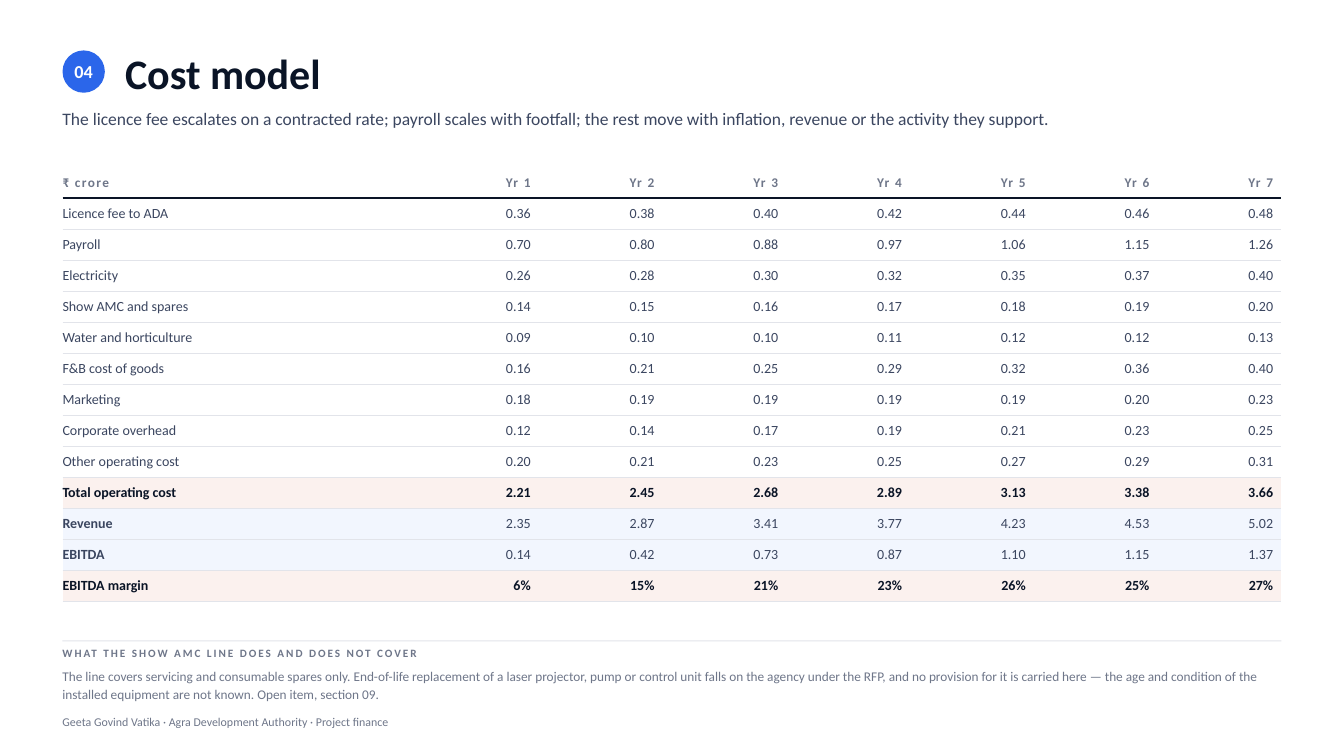
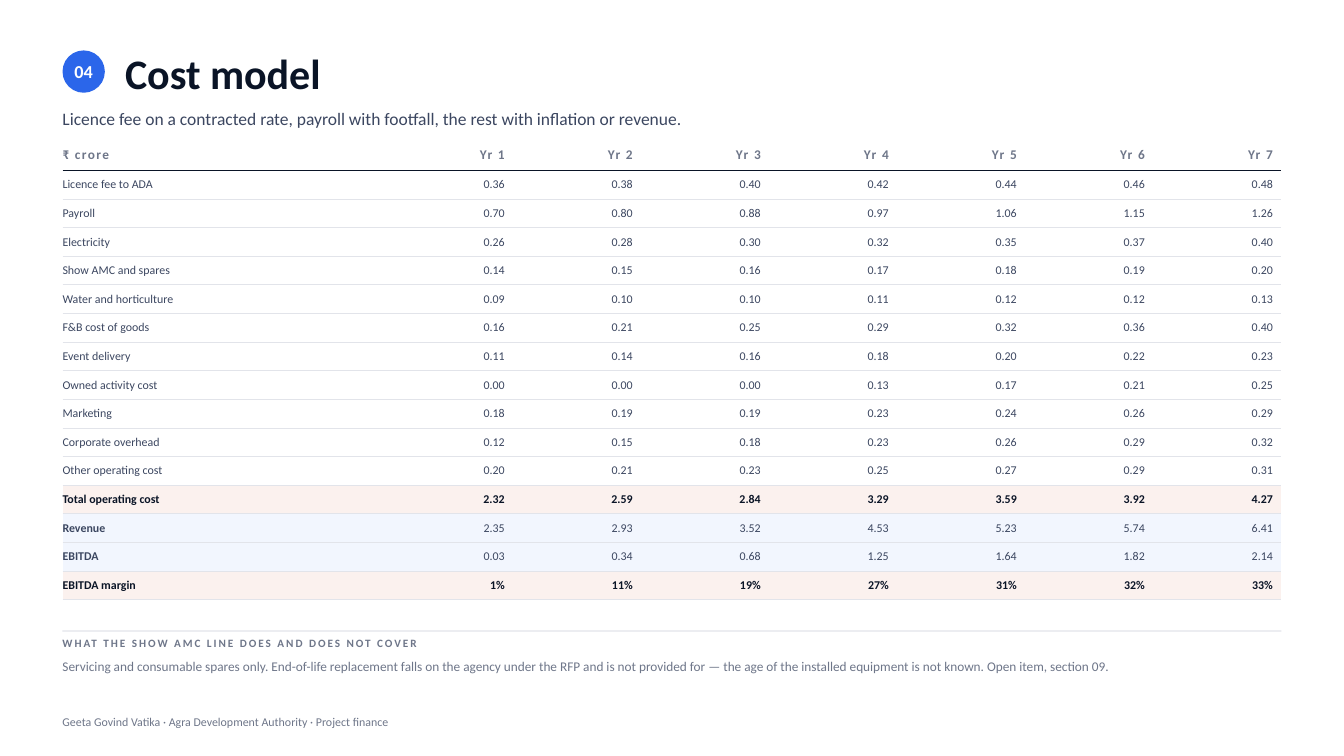
Before and after one commit to eodcfo/vappl-deck, a slide deck: slide 6 of pptx/EOD-Geeta-Govind-Vatika-Project-Finance.pptx. Drawn at 1344x756 pixels with LibreOffice and Linux fonts; fonts in the diff are those of the drawing. Boxes give left, top, right and bottom in pixels: in the first picture for what was removed or moved away, otherwise in the second. Text is boxed around its words. In the diff, an @@ line names an element or a change of style, - is before the commit and + after.

```diff
--- a/pptx/EOD-Geeta-Govind-Vatika-Project-Finance.pptx
+++ b/pptx/EOD-Geeta-Govind-Vatika-Project-Finance.pptx
@@ text at bbox=[62, 113, 681, 128]: text changed @@
-The licence fee escalates on a contracted rate; payroll scales with footfall; the rest move with inflation, revenue or the activity they support.
+Licence fee on a contracted rate, payroll with footfall, the rest with inflation or revenue.
@@ table at bbox=[63, 144, 1281, 595] @@
-row 8: Marketing | 0.18 | 0.19 | 0.19 | 0.19 | 0.19 | 0.20 | 0.23
-row 9: Corporate overhead | 0.12 | 0.14 | 0.17 | 0.19 | 0.21 | 0.23 | 0.25
+row 8: Event delivery | 0.11 | 0.14 | 0.16 | 0.18 | 0.20 | 0.22 | 0.23
+row 9: Owned activity cost | 0.00 | 0.00 | 0.00 | 0.13 | 0.17 | 0.21 | 0.25
+row 10: Marketing | 0.18 | 0.19 | 0.19 | 0.23 | 0.24 | 0.26 | 0.29
+row 11: Corporate overhead | 0.12 | 0.15 | 0.18 | 0.23 | 0.26 | 0.29 | 0.32
-row 11: Total operating cost | 2.21 | 2.45 | 2.68 | 2.89 | 3.13 | 3.38 | 3.66
+row 13: Total operating cost | 2.32 | 2.59 | 2.84 | 3.29 | 3.59 | 3.92 | 4.27
-row 12: Revenue | 2.35 | 2.87 | 3.41 | 3.77 | 4.23 | 4.53 | 5.02
+row 14: Revenue | 2.35 | 2.93 | 3.52 | 4.53 | 5.23 | 5.74 | 6.41
-row 13: EBITDA | 0.14 | 0.42 | 0.73 | 0.87 | 1.10 | 1.15 | 1.37
+row 15: EBITDA | 0.03 | 0.34 | 0.68 | 1.25 | 1.64 | 1.82 | 2.14
-row 14: EBITDA margin | 6% | 15% | 21% | 23% | 26% | 25% | 27%
+row 16: EBITDA margin | 1% | 11% | 19% | 27% | 31% | 32% | 33%
@@ table: place and size @@
-table at bbox=[63, 170, 1284, 597]
+table at bbox=[63, 144, 1281, 595]
@@ text "WHAT THE SHOW AMC LINE ...": place and size @@
-text "WHAT THE SHOW AMC LINE ..." at bbox=[63, 646, 1281, 665]
+text "WHAT THE SHOW AMC LINE ..." at bbox=[63, 636, 1281, 655]
@@ rectangle: place and size @@
-rectangle at bbox=[63, 640, 1281, 641]
+rectangle at bbox=[63, 630, 1281, 631]
@@ text at bbox=[62, 662, 1109, 673]: text changed @@
-The line covers servicing and consumable spares only. End-of-life replacement of a laser projector, pump or control unit falls on the agency under the RFP, and no provision for it is carried here — the age and condition of the installed equipment are not known. Open item, section 09.
+Servicing and consumable spares only. End-of-life replacement falls on the agency under the RFP and is not provided for — the age of the installed equipment is not known. Open item, section 09.
```
Also in this commit, not shown: 9 other slides changed, 1 slide added, 13 other files.
